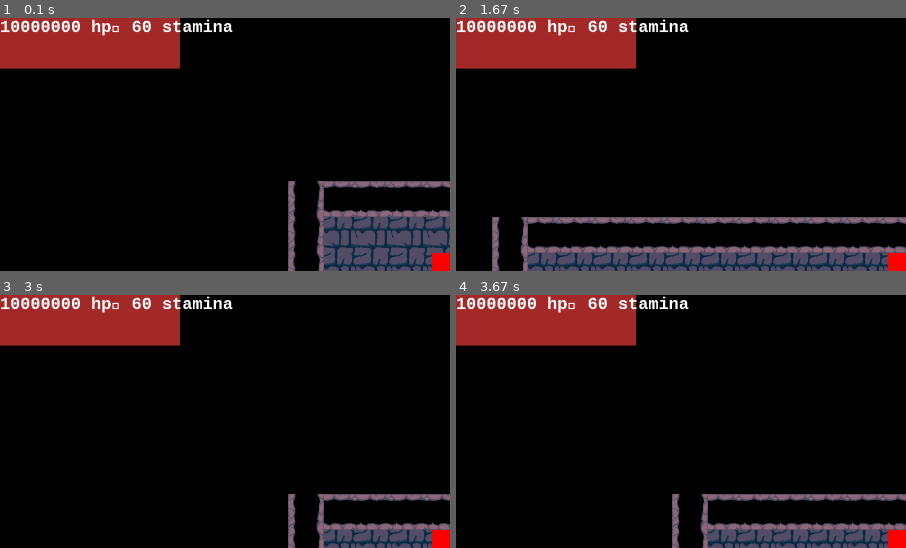
Above: before the commit, frames 1-4 (two rows, left to right).
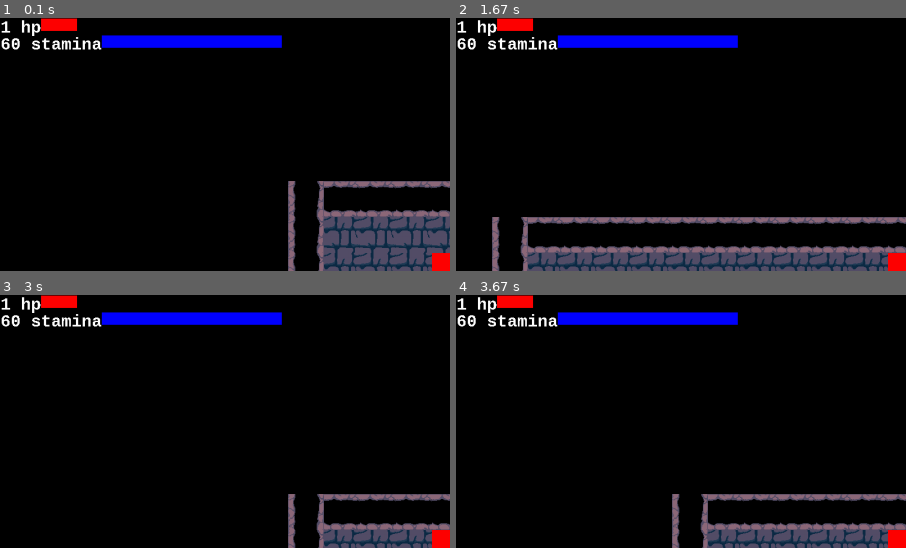
Above: after the commit, the same moments.

Repository: benedekhalaj/pygame-roguelike
Game: pygame game, started from play.py
Two runs of this game, one before a commit and one after it. Both use one fixed random seed, a clock stepped at 60 frames per second and the inputs below.
Inputs:
- Up to frame 1 (0.1 s): no input
- Up to frame 2 (1.67 s): hold Right 0.33-0.8 s; hold Up 0.83-1.13 s; hold Right 1.17-1.63 s
- Up to frame 3 (3 s): hold Left 1.67-2.2 s; hold Up 2.23-2.53 s; hold Left 2.57-2.97 s
- Up to frame 4 (3.67 s): hold Right from 3.4 s (still down)
The pictures show only the part of the screen within x 0-50%, y 0-50%; the shares and areas given below are measured in that part.

The runs differ from the first frame. In frame 1, 9.5% of the frame differs, in the area x 0-63%, y 0-21%; in frame 2, 9.5%; in frame 3, 9.5%; in frame 4, 9.5%.

Commit message:
Player: Add stat bar

Diff:
--- a/controller/player_controller.py
+++ b/controller/player_controller.py
@@ -32,5 +32,7 @@
     change_player_on_input(player_character, objects)
     player_character.add_item_to_inventory(objects)
     player_character.take_damage(objects)
+    if not player_character.sprinting:
+        player_character.reload_stamina()
     player_character.set_sword_position()
     player_character.attack()
--- a/model/player/player.py
+++ b/model/player/player.py
@@ -35,8 +35,9 @@
         self.attack_timer_limit = 60
         self.attack_duration = 40
 
-        self.health = 10000000
-        self.stat = Stat(colors, screen_size, (self.health, self.stamina))
+        self.max_health = 5
+        self.health = 1
+        self.stat = Stat(colors, screen_size, (self.health, self.max_health, self.stamina, self.stamina_limit))
         self.visible = True
 
     def move(self, objects, x_direction, y_direction):
@@ -44,8 +45,6 @@
             self.move_single_axis(objects, x_direction, 0)
         if y_direction != 0:
             self.move_single_axis(objects, 0, y_direction)
-        if not self.sprinting:
-            self.reload_stamina()
 
     def set_direction(self, x_direction, y_direction):
         if x_direction > 0:
@@ -170,7 +169,7 @@
                 self.color = self.standard_color
 
         def update_stat(self):
-            self.stat.text = self.stat.create_text(self.colors, (self.health, self.stamina))
+            self.stat.texts = self.stat.create_text((self.health, self.stamina))
 
         set_invicible(self)
         set_damage_timer(self)
@@ -238,21 +237,46 @@
 class Stat():
     def __init__(self, colors, screen_size, player_stats):
         self.type = "stat"
-        self.x = 0
-        self.y = 0
+        self.x = 1
+        self.y = 1
         self.width = screen_size[0] // 5
-        self.height = screen_size[1] // 10
+        self.height = screen_size[1] // 40
         self.rect = pygame.Rect(self.x, self.y, self.width, self.height)
-        self.color = colors.BROWN
+        self.color = colors
+        self.health = "health"
+        self.player_health = player_stats[0]
+        self.player_max_health = player_stats[1]
+        self.stamina = 'stamina'
+        self.player_stamina = player_stats[2]
+        self.player_max_stamina = player_stats[3]
         self.visible = True
-        self.text = self.create_text(colors, player_stats)
-
-    def create_text(self, colors, player_stats):
+        self.font_size = 30
+        self.texts = self.create_text((self.player_health, self.player_stamina)) #############
+        self.bars = self.create_bar()
+
+    def create_bar(self):
+        number = 0
+        bar = []
+        for type, text in self.texts.items():
+            if type == self.health:
+                width = self.width * (self.player_health / self.player_max_health)
+                color = self.color.RED
+            elif type == self.stamina:
+                width = self.width * (self.player_stamina / self.player_max_stamina)
+                color = self.color.BLUE
+            y = self.y + number * self.font_size
+            x = self.x + text.get_width()
+            number += 1
+            bar.append((pygame.Rect(x, y, width, self.height), color))
+        return bar
+
+    def create_text(self, player_stats):
+        texts = {}
         font_type = 'couriernew'
-        font_size = 30
         player_health = player_stats[0]
         player_stamina = player_stats[1]
-        font = pygame.font.SysFont(font_type, font_size, bold=True)
-        textsurface = font.render(f"{player_health} hp\n {player_stamina} stamina", False, colors.WHITE)
-        return textsurface
+        font = pygame.font.SysFont(font_type, self.font_size, bold=True)
+        texts[self.health] = font.render(f"{player_health} hp", False, self.color.WHITE)
+        texts[self.stamina] = font.render(f"{int(player_stamina)} stamina", False, self.color.WHITE)
+        return texts
         # pygame.font.get_fonts()
--- a/view/view.py
+++ b/view/view.py
@@ -57,9 +57,15 @@
 
 def display_player_stat(window, objects):
     stat = objects['player'][0].stat
-    stat_position = (stat.rect.x, stat.rect.y, stat.rect.width, stat.rect.height)
-    pygame.draw.rect(window, stat.color, stat_position)
-    window.blit(stat.text, (stat.x, stat.y))
+    for bar_tuple in stat.bars:
+        bar = bar_tuple[0]
+        color = bar_tuple[1]
+        stat_position = (bar.x, bar.y, bar.width, bar.height)
+        pygame.draw.rect(window, color, stat_position)
+
+    for line, text in enumerate(stat.texts.values()):
+        y = stat.y + (line * stat.font_size)
+        window.blit(text, (stat.x, y))
 
 
 def refresh_display():
